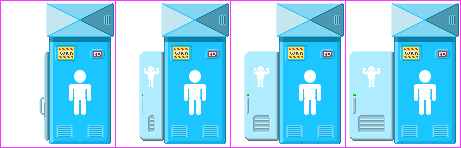
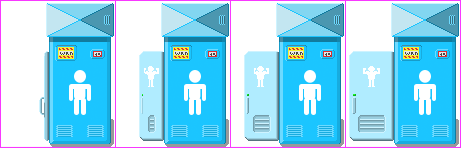
The second 461x148 image is a revision of the first. Changes to its layers:
added layer "Ground shadow copy 6" in group "Men's room - Closed" over [50, 119, 114, 147]
added layer "Ground shadow copy 5" in group "Men's room - Open 1" over [165, 119, 229, 147]
added layer "Ground shadow copy 3" in group "Men's room - Open 2" over [280, 119, 344, 147]
added layer "Ground shadow copy 4" in group "Men's room - Open 3" over [395, 119, 459, 147]
